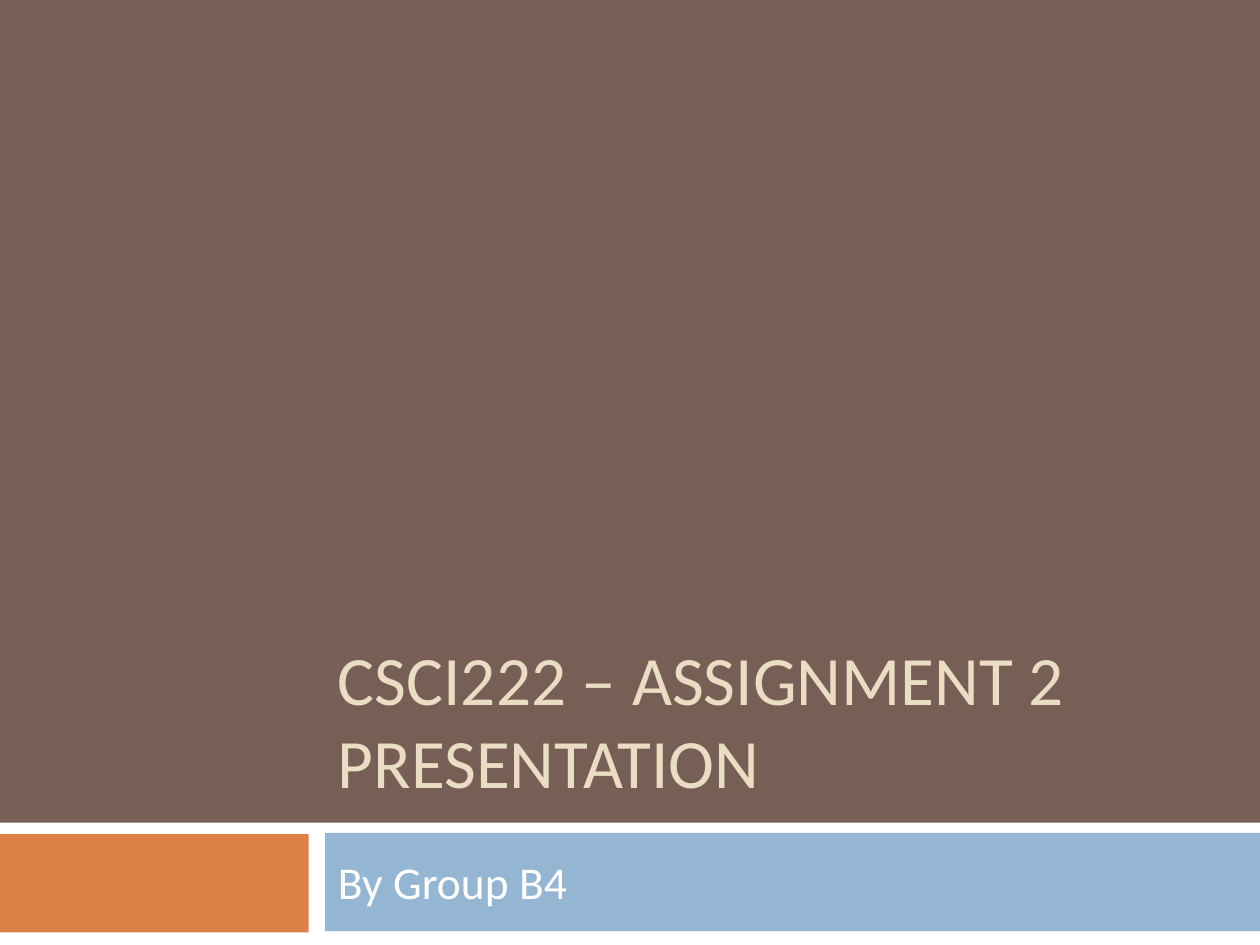
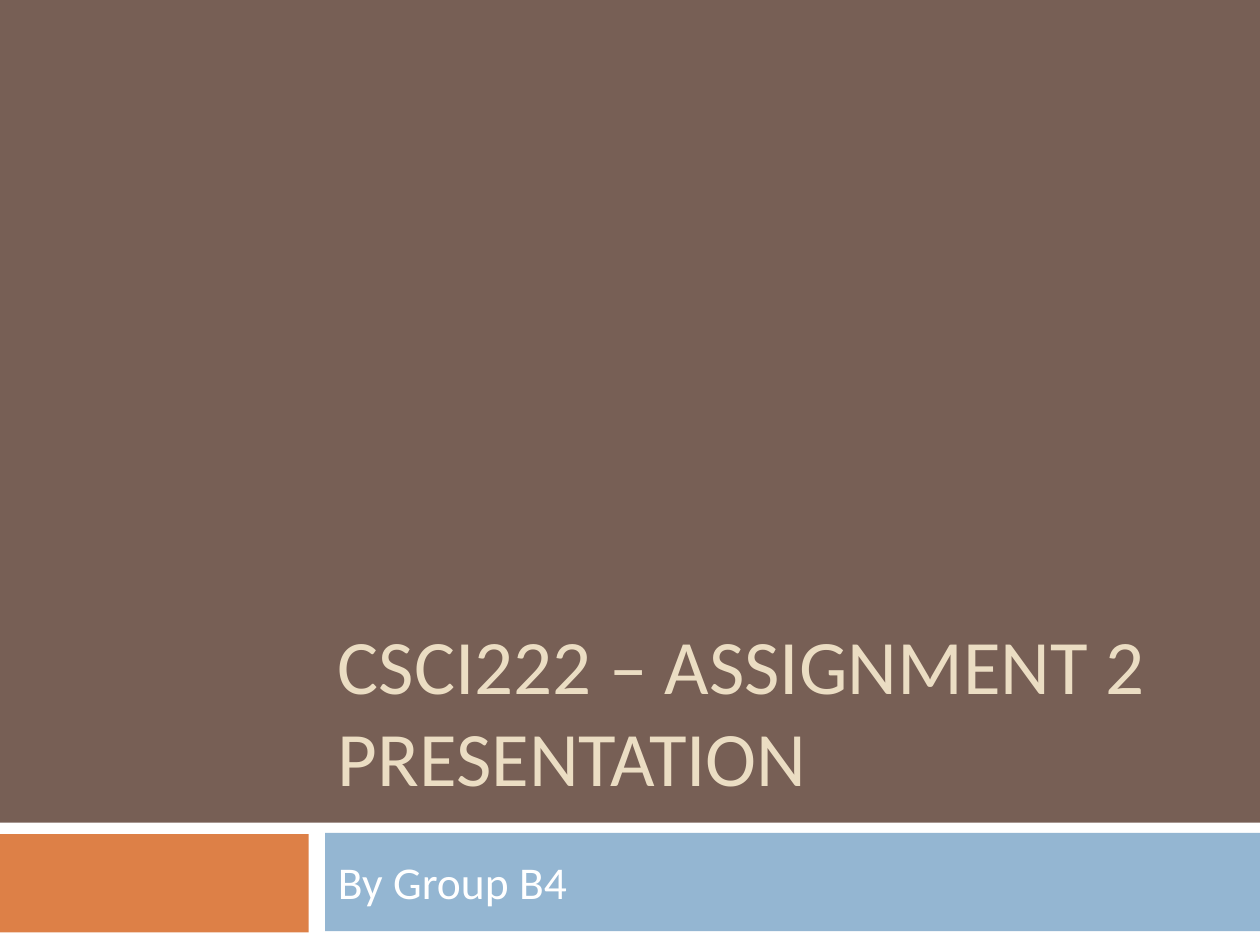
Before and after one commit to ledz1996/Group4Assng, a slide deck: slide 1 of Assn2/CSCI222 a2 presentation.pptx. Drawn at 1260x945 pixels with LibreOffice and Linux fonts; fonts in the diff are those of the drawing. Boxes give left, top, right and bottom in pixels: in the first picture for what was removed or moved away, otherwise in the second. Text is boxed around its words. In the diff, an @@ line names an element or a change of style, - is before the commit and + after.

```diff
--- a/Assn2/CSCI222 a2 presentation.pptx
+++ b/Assn2/CSCI222 a2 presentation.pptx
@@ title "CSCI222 – ASSIGNMENT 2 PRESENTATION" at <box>338,644,1144,787</box>: size 39.6 to 44 pt @@
```
Also in this commit, not shown: 6 other slides changed.
